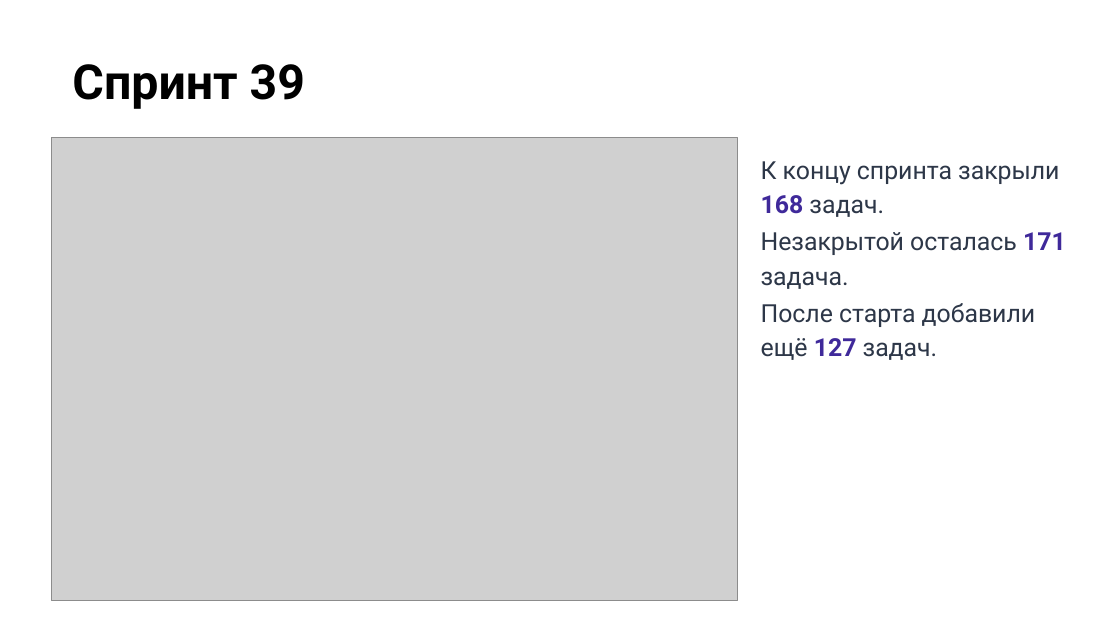
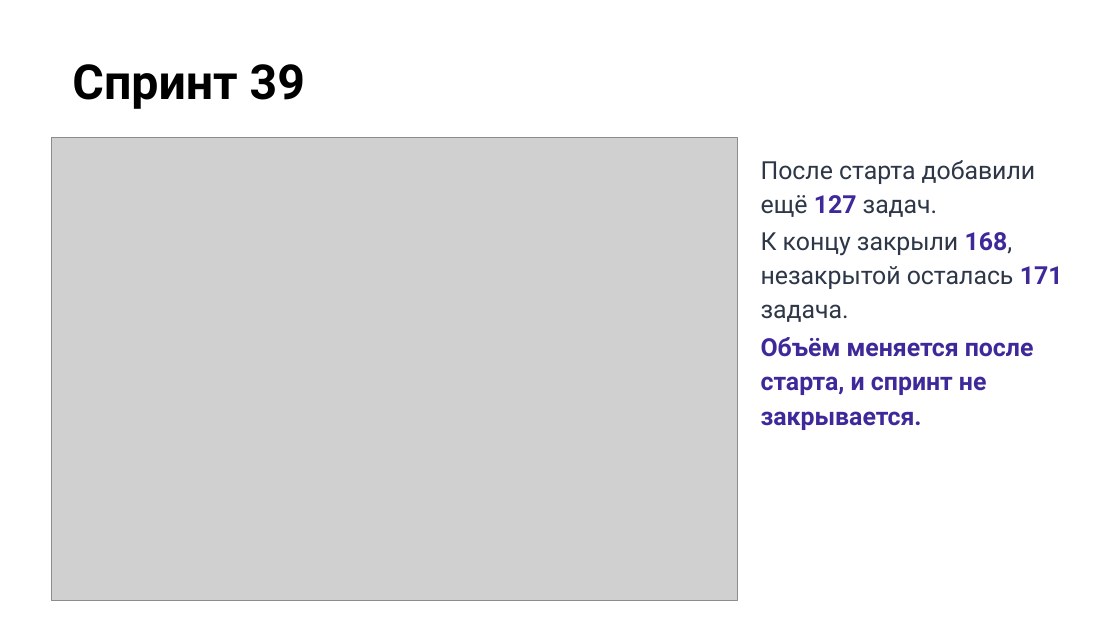
Before and after one commit to camelot270/otus_work, a slide deck: slide 11 of docs/Защита проекта. Петров Н.И..pptx. Drawn at 1120x630 pixels with LibreOffice and Linux fonts; fonts in the diff are those of the drawing; grey boxes stand for pictures; background and template pictures are left out. Boxes give left, top, right and bottom in pixels: in the first picture for what was removed or moved away, otherwise in the second. Text is boxed around its words. In the diff, an @@ line names an element or a change of style, - is before the commit and + after.

```diff
--- a/docs/Защита проекта. Петров Н.И..pptx
+++ b/docs/Защита проекта. Петров Н.И..pptx
@@ text at [761, 161, 1066, 289]: paragraphs removed @@
-К концу спринта закрыли 168 задач.
-Незакрытой осталась 171 задача.
@@ text at [761, 160, 1036, 217]: less space between paragraphs @@
@@ text at [761, 232, 1063, 430]: paragraphs added @@
+К концу закрыли 168, незакрытой осталась 171 задача.
+Объём меняется после старта, и спринт не закрывается.
```
Also in this commit, not shown: 1 other slide changed.
